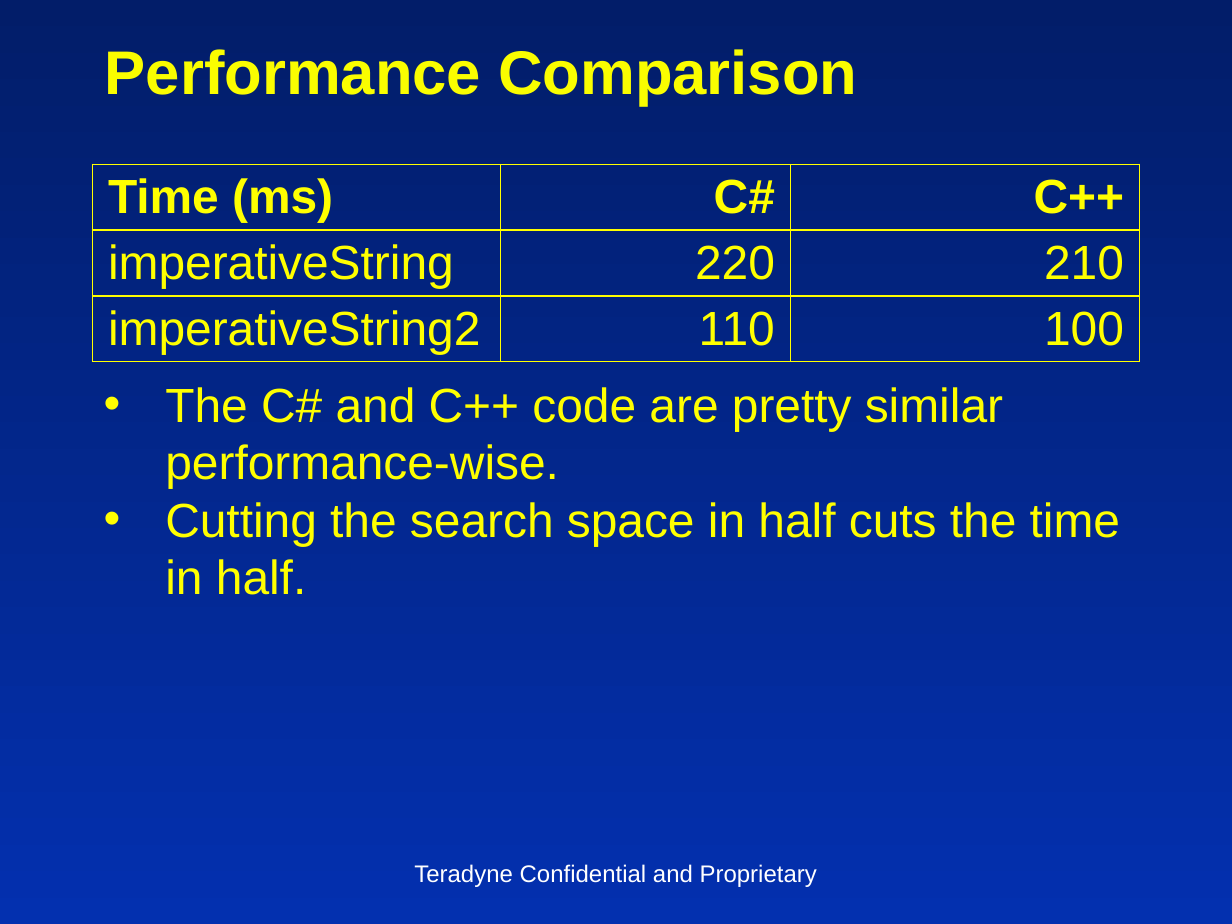
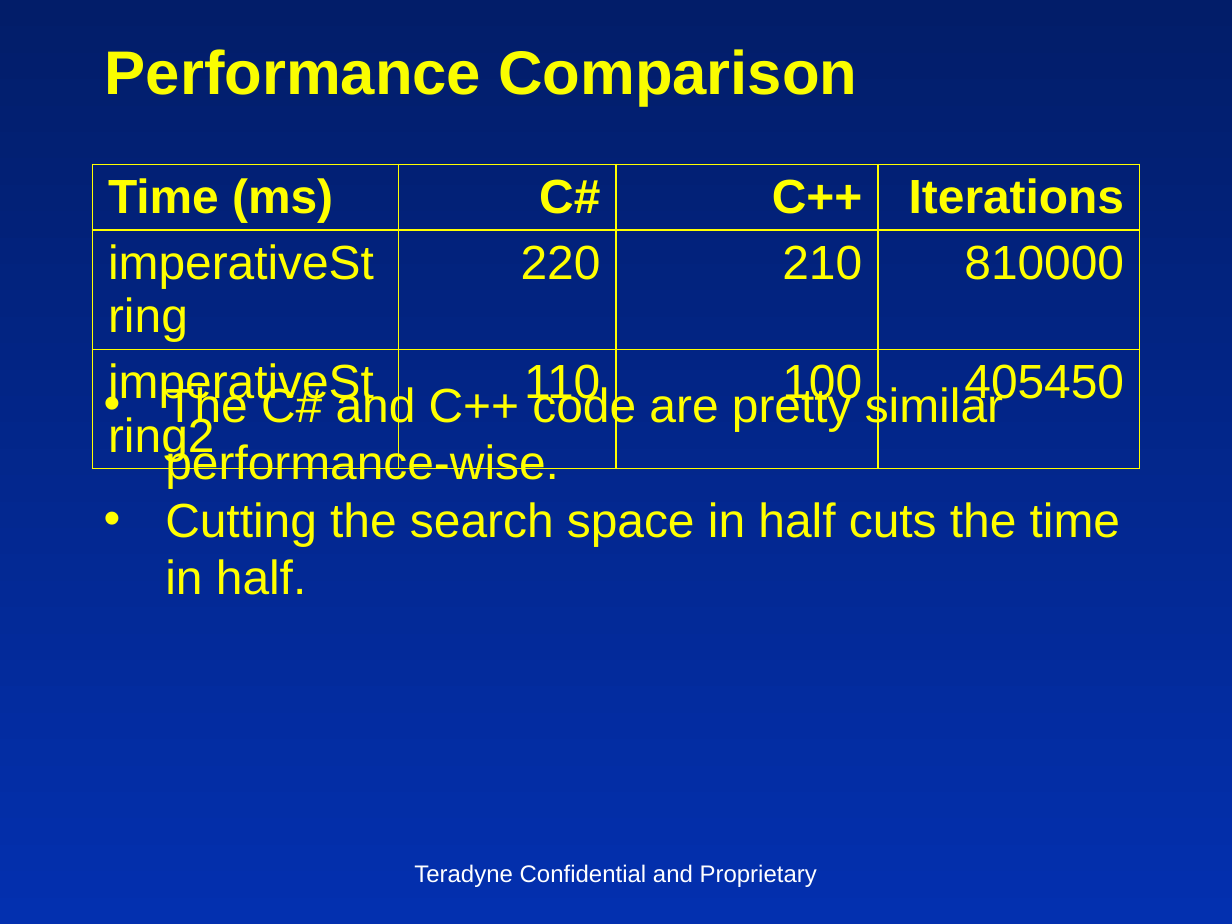
Before and after one commit to insideoutclub/Euler, a slide deck: slide 7 of FiveEasyPieces4.pptx. Drawn at 1232x924 pixels with LibreOffice and Linux fonts; fonts in the diff are those of the drawing. Boxes give left, top, right and bottom in pixels: in the first picture for what was removed or moved away, otherwise in the second. Text is boxed around its words. In the diff, an @@ line names an element or a change of style, - is before the commit and + after.

```diff
--- a/FiveEasyPieces4.pptx
+++ b/FiveEasyPieces4.pptx
@@ table at (92,164,1141,411) @@
+column 4: Iterations | 810000 | 405450
```
Also in this commit, not shown: 4 other slides changed.
